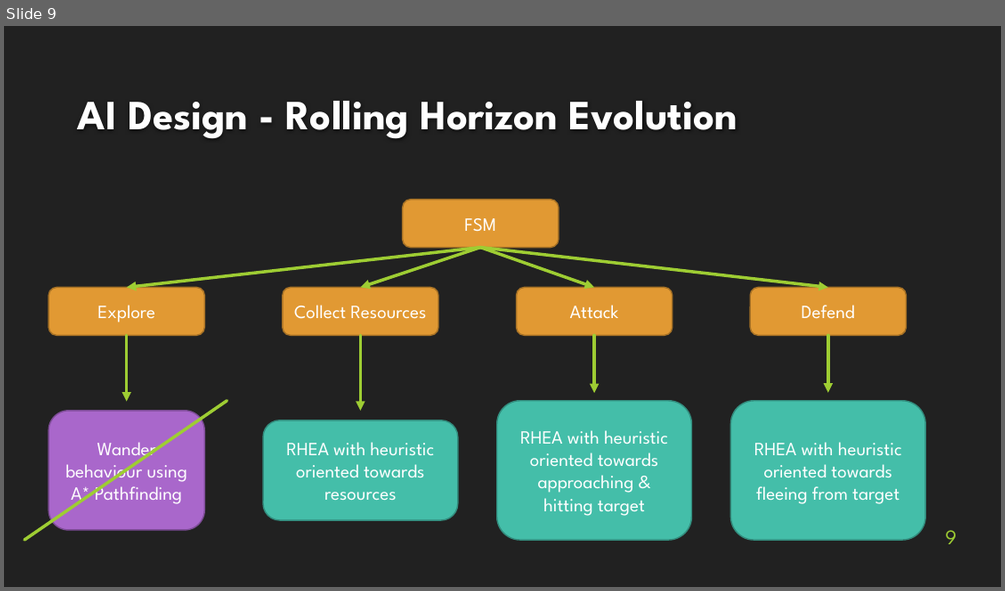
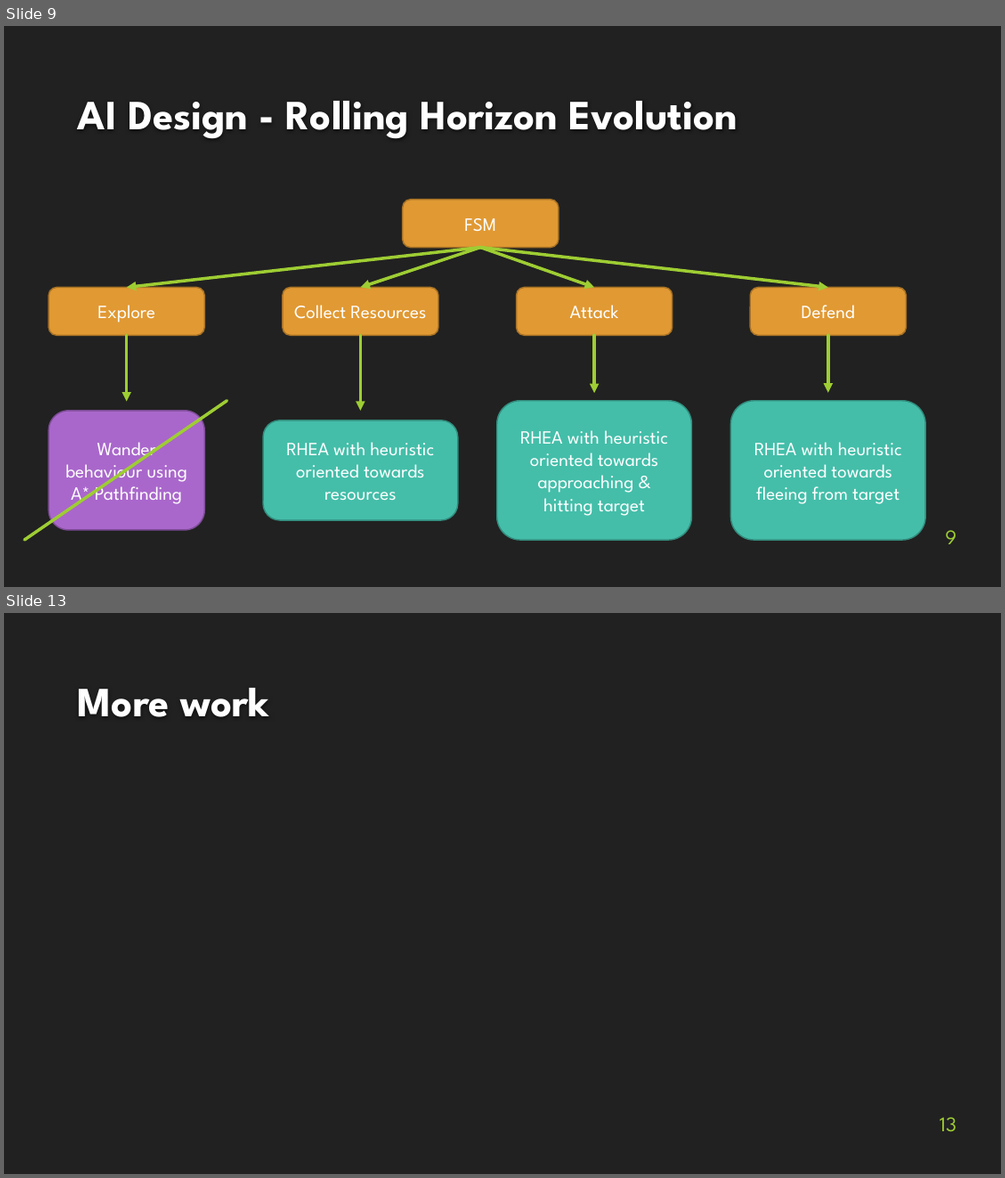
Before and after one commit to rdgain/Hunger-Games-VGDL, a slide deck: docs/final presentation.pptx. Shown one above the other, each under a label of ours: slide 9 before the commit, slides 9 and 13 after it; the slides between them are not shown. The pictures are 1005x591 and 1005x1178 pixels, drawn with LibreOffice and Linux fonts; fonts in the diff are those of the drawing; background and template pictures are left out. Boxes give left, top, right and bottom in pixels: in the first picture for what was removed or moved away, otherwise in the second. Text is boxed around its words. In the diff, an @@ line names an element or a change of style, - is before the commit and + after.

```diff
--- a/docs/final presentation.pptx
+++ b/docs/final presentation.pptx
@@ slide 13 added at <box>4,613,1001,1174</box>, background #212121 @@
@@ title added at <box>78,688,269,717</box>, 40 pt, text #FEFEFE, bold @@
+More work
@@ page number added at <box>939,1117,956,1132</box>, 20 pt, text #9ECD33 @@
+13
```
Also in this commit, not shown: 4 other slides added, 1 slide removed, 17 other files.
